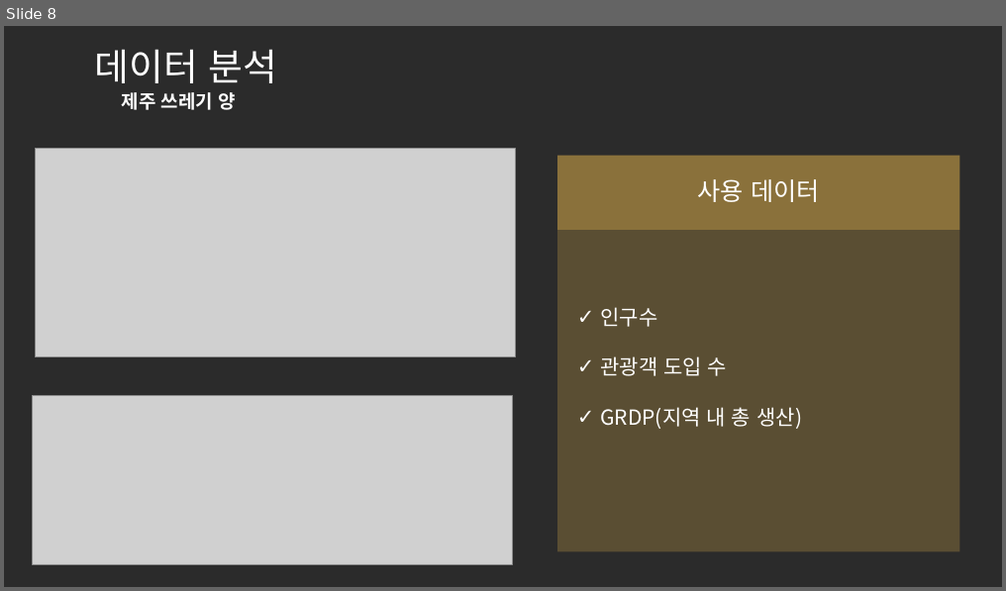
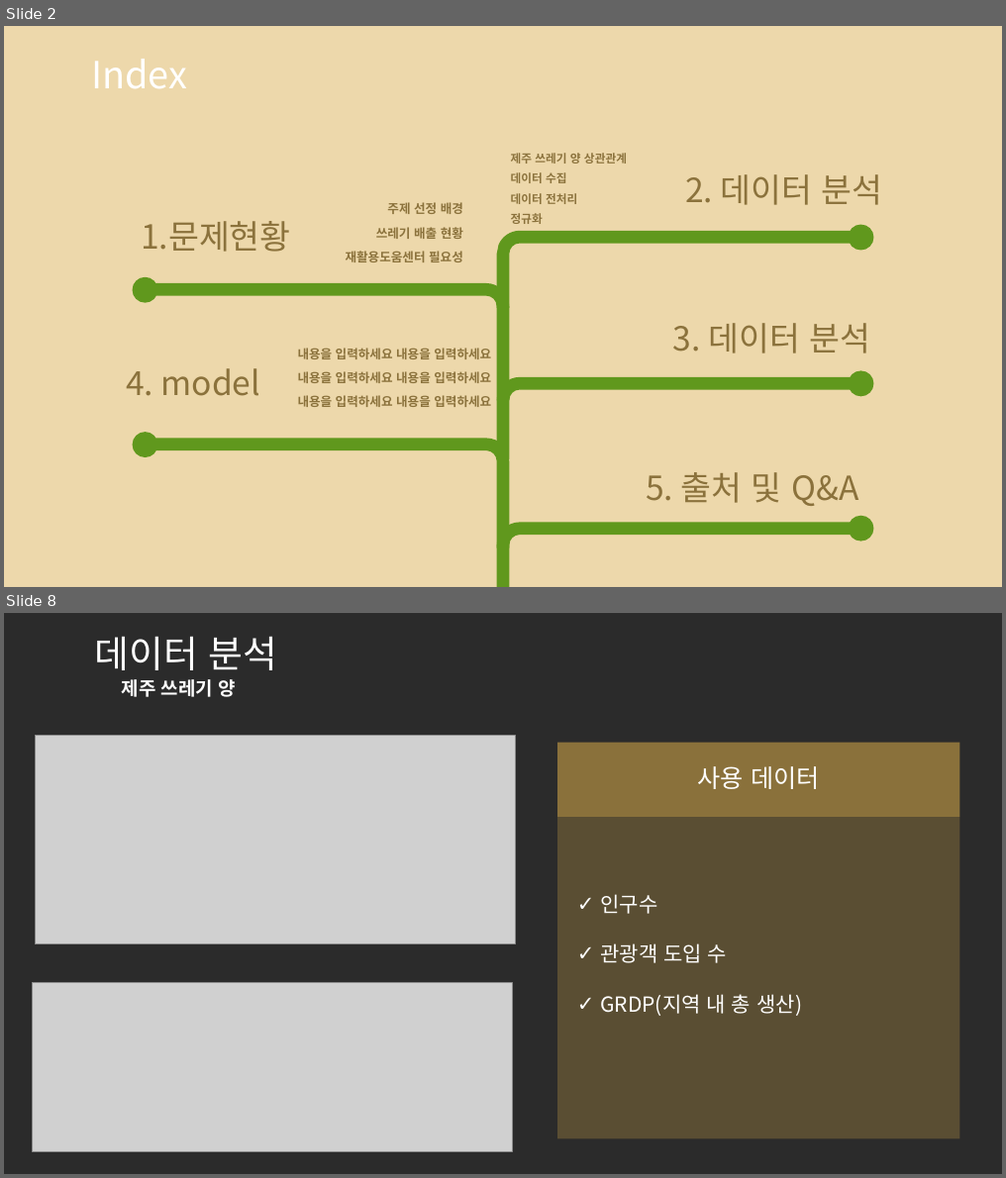
Before and after one commit to so-jeong0127/Python-Project, a slide deck: 3조_1차_재활용도움센터 위치 선정.pptx. Shown one above the other, each under a label of ours: slide 8 before the commit, slides 2 and 8 after it; the slides between them are not shown. The pictures are 1006x591 and 1006x1178 pixels, drawn with LibreOffice and Linux fonts; fonts in the diff are those of the drawing; grey boxes stand for pictures; background and template pictures are left out; a plain dark background stands for a picture behind light text. Boxes give left, top, right and bottom in pixels: in the first picture for what was removed or moved away, otherwise in the second. Text is boxed around its words. In the diff, an @@ line names an element or a change of style, - is before the commit and + after.

```diff
--- a/3조_1차_재활용도움센터 위치 선정.pptx
+++ b/3조_1차_재활용도움센터 위치 선정.pptx
@@ slide 2 added at box(4, 26, 1002, 587), background picture (left out) @@
@@ title added at box(91, 59, 187, 88), 36 pt, text #FFFFFF @@
+Index
@@ text added at box(511, 153, 627, 224), 11.1 pt, text #8B723C, bold @@
+제주 쓰레기 양 상관관계
+데이터 수집
+데이터 전처리
+정규화
@@ text added at box(346, 202, 463, 263), 12 pt, text #8B723C, bold @@
+주제 선정 배경
+쓰레기 배출 현황
+재활용도움센터 필요성
@@ text added at box(685, 174, 883, 205), 32 pt, text #8B723C @@
+2. 데이터 분석
@@ text added at box(141, 221, 291, 252), 32 pt, text #8B723C @@
+1.문제현황
@@ freeform shape added at box(497, 224, 874, 308), fill #60981D @@
@@ freeform shape added at box(132, 277, 509, 401), fill #60981D @@
@@ text added at box(298, 348, 491, 407), 12 pt, text #8B723C, bold @@
+내용을 입력하세요 내용을 입력하세요
+내용을 입력하세요 내용을 입력하세요
+내용을 입력하세요 내용을 입력하세요
@@ text added at box(673, 323, 871, 354), 32 pt, text #8B723C @@
+3. 데이터 분석
@@ text added at box(126, 369, 260, 396), 32 pt, text #8B723C @@
+4. model
@@ freeform shape added at box(497, 372, 874, 460), fill #60981D @@
@@ freeform shape added at box(132, 433, 509, 549), fill #60981D @@
@@ text added at box(646, 472, 858, 506), 32 pt, text #8B723C @@
+5. 출처 및 Q&A
@@ freeform shape added at box(497, 516, 874, 587), fill #60981D @@
```
Also in this commit, not shown: 8 slides changed, 2 slides removed.
